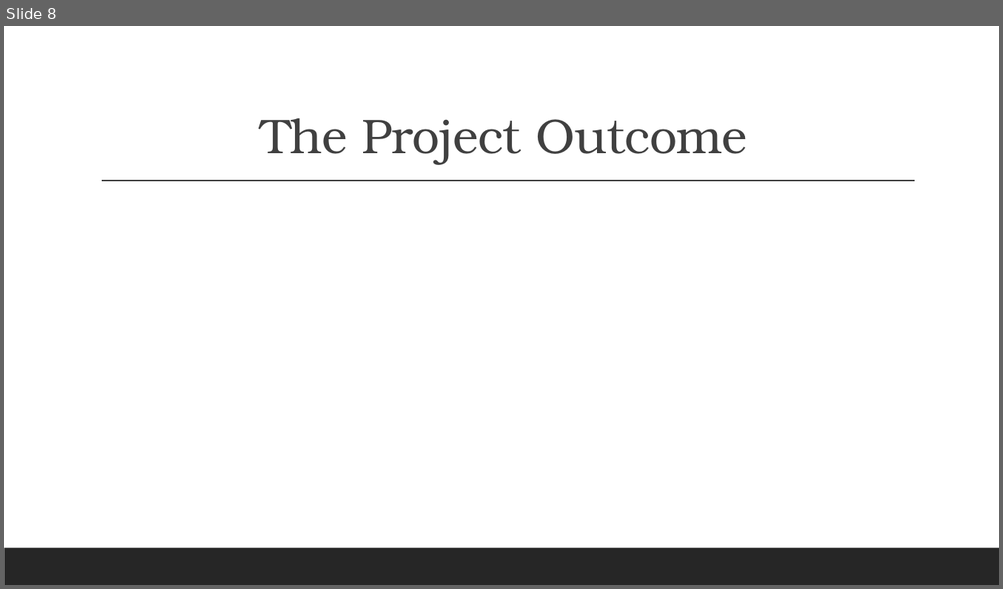
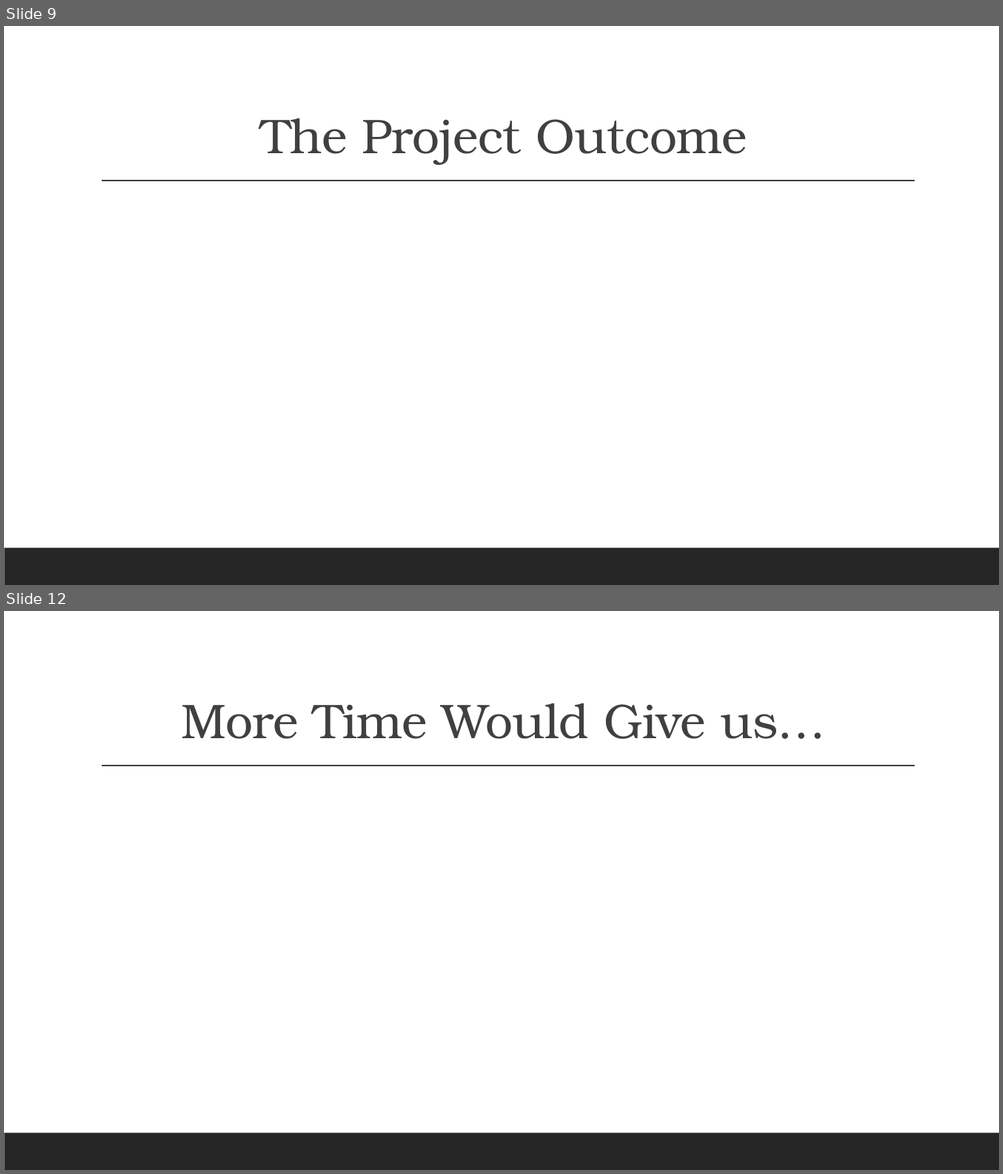
Before and after one commit to jabruhns/group-project-2, a slide deck: Report/Taking Off.pptx. Shown one above the other, each under a label of ours: slide 8 before the commit, slides 9 and 12 after it; the slides between them are not shown. The pictures are 1003x589 and 1003x1174 pixels, drawn with LibreOffice and Linux fonts; fonts in the diff are those of the drawing. Boxes give left, top, right and bottom in pixels: in the first picture for what was removed or moved away, otherwise in the second. Text is boxed around its words. In the diff, an @@ line names an element or a change of style, - is before the commit and + after.

```diff
--- a/Report/Taking Off.pptx
+++ b/Report/Taking Off.pptx
@@ slide 12 added at <box>4,611,999,1170</box>, background #FFFFFF; not listed: 2 template elements that a slide beside it also shows @@
@@ title added at <box>182,703,825,739</box>, 47 pt, text #404040 @@
+More Time Would Give us…
@@ what was slide 8 is now slide 9 @@
```
Also in this commit, not shown: 4 slides changed, 1 other slide added, 1 other file.
